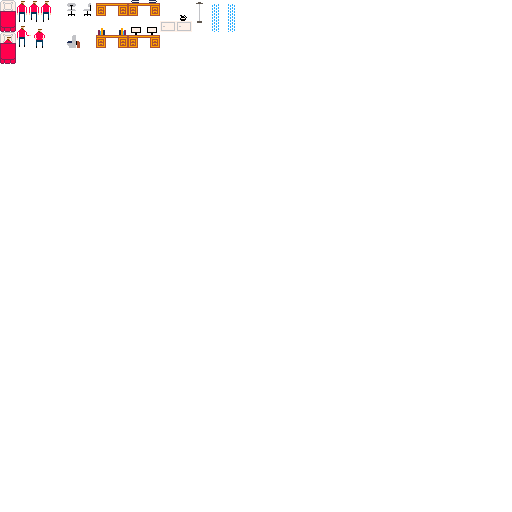
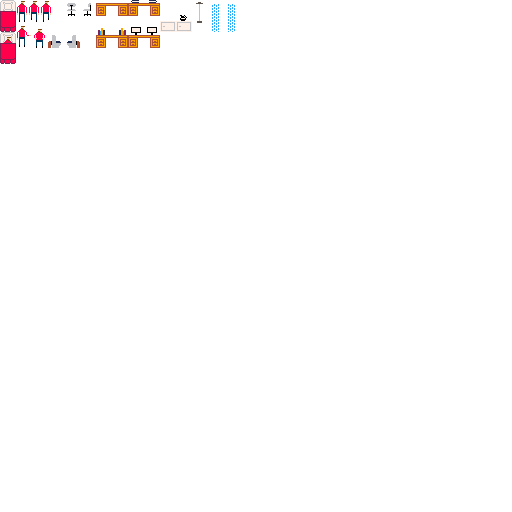
Revision of a layered 512 x 512 image; what changed, layer by layer:
painted on "Background" over left=48, top=35, right=61, bottom=48
